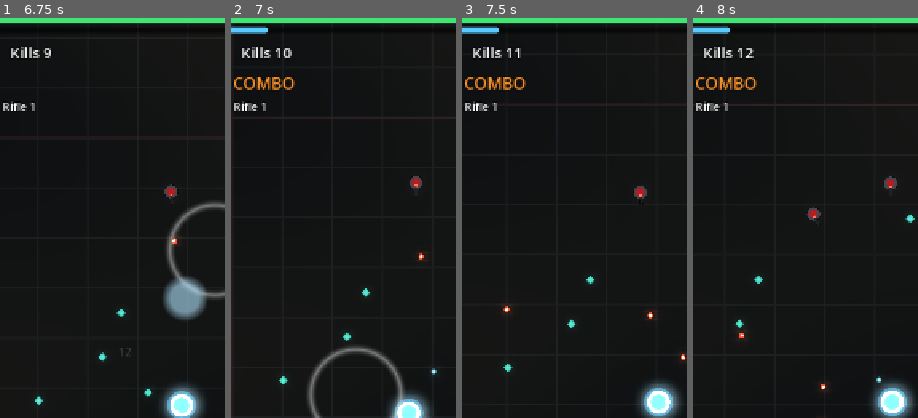
Above: before the commit, frames 1-4 (left to right).
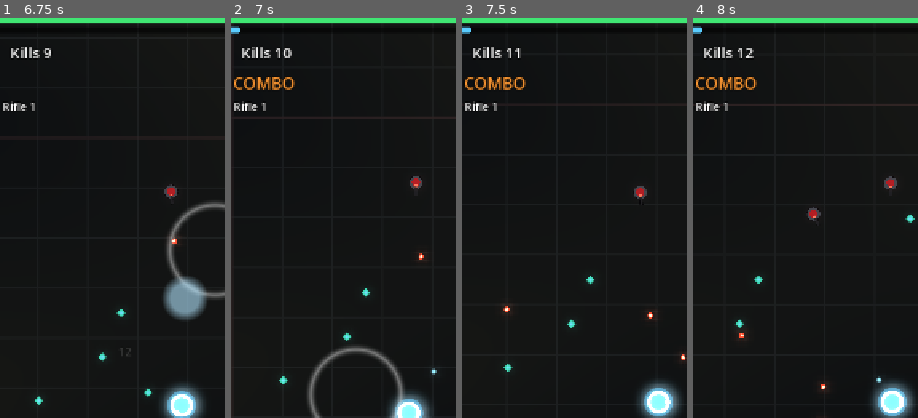
Above: after the commit, the same moments.

Repository: sachinpant3572/privateRepo
Game: Godot game, scene res://main.tscn
The game is run twice, just before and just after one commit, with the same random seed, the same clock (stepped at 60 frames per second) and the same inputs.
Inputs (mouse positions are % of the whole screen's width and height, from its top left):
- Up to frame 1 (6.75 s): click "Play Stage 1" at 0.5 s; tap Enter at 1.25 s; move the mouse to (45, 70) at 1.27 s; hold Up (ui_up) 1.28-2 s; click (45, 70) at 1.42 s; drag from (80, 65) to (45, 70) at 2.02 s; move the mouse to (20, 35) at 2.77 s; hold Left (ui_left) 2.78-3.5 s; drag from (55, 50) to (20, 35) at 3.52 s; move the mouse to (35, 25) at 4.27 s; hold Down (ui_down) 4.28-5 s; drag from (72, 45) to (35, 25) at 5.02 s; move the mouse to (30, 55) at 5.77 s; hold Up (ui_up) 5.78-6.5 s; click (30, 55) at 5.92 s; drag from (60, 28) to (30, 55) at 6.52 s
- Up to frame 2 (7 s): no input
- Up to frame 3 (7.5 s): move the mouse to (45, 70) at 7.27 s; hold Right (ui_right) from 7.28 s (still down)
- Up to frame 4 (8 s): keep holding Right (ui_right)
The pictures show only the part of the screen within x 9-59%, y 2-52%; the shares and areas given below are measured in that part.

Frame 1 is identical in both runs. In frame 2, 0.2% of the frame differs, in the area x 3-17%, y 2-4%; in frame 3, 0.2%; in frame 4, 0.2%.

Commit message:
Prototype: rebalance from the first phone playtest
S25 Ultra run: level 46 by 3:56 (a card screen every ~5 s) and death
just before the boss at 7,105 kills. XP per level 4 + 2.5*l^1.3 ->
5 + 6*l^1.6 (about 30 levels per stage), combo XP bonus capped at +50%,
enemy HP growth 25% -> 20% per minute, and less incoming damage:
helicopter rockets 7 -> 5, tank shells 20 -> 16, Juggernaut bullets
8 -> 6, contact damage down 2 for most enemies.

Co-Authored-By: Claude Opus 5.5 <noreply@anthropic.com>
Claude-Session: https://claude.ai/code/session_016KD5VdDb5q589jPZWgoF3X

Diff:
--- a/games/prototype/data.gd
+++ b/games/prototype/data.gd
@@ -11,7 +11,7 @@
 const ENEMY_RADIUS := [14.0, 16.0, 14.0, 28.0, 30.0, 26.0]
 const ENEMY_SIZE := [42.0, 46.0, 42.0, 76.0, 84.0, 76.0]  # On-screen size of the sprite.
 const ENEMY_XP := [1, 2, 2, 30, 10, 6]
-const ENEMY_TOUCH := [8.0, 10.0, 8.0, 25.0, 20.0, 10.0]  # Contact damage.
+const ENEMY_TOUCH := [6.0, 8.0, 6.0, 22.0, 18.0, 10.0]  # Contact damage.
 const ENEMY_FIRE := [2.6, 0.0, 3.6, 3.0, 4.2, 3.2]  # Seconds between attacks; 0 = none.
 const ENEMY_RANGE := [460.0, 0.0, 420.0, 420.0, 640.0, 520.0]
 const ENEMY_CAP := [0, 0, 0, 4, 8, 6]  # Most alive at once; 0 = no limit.
--- a/games/prototype/game.gd
+++ b/games/prototype/game.gd
@@ -821,7 +821,7 @@
 	e_type[i] = ty
 	e_pos[i] = _spawn_point()
 	e_ang[i] = 0.0
-	e_hp[i] = t_hp[ty] * (1.0 + 0.25 * t / 60.0)
+	e_hp[i] = t_hp[ty] * (1.0 + 0.2 * t / 60.0)
 	e_flash[i] = 0.0
 	e_timer[i] = t_fire[ty] * randf()
 	e_halo[i] = 0.0
@@ -981,12 +981,12 @@
 			_telegraph(0, player + Vector2(randf_range(-30.0, 30.0), randf_range(-30.0, 30.0)), Vector2(58.0, 0.0), 1.0, 12.0)
 		Data.ELITE:
 			for k in 9:
-				_ebullet(p, dir.rotated(deg_to_rad(-40.0 + k * 10.0)) * 260.0, 8.0, 6.0)
+				_ebullet(p, dir.rotated(deg_to_rad(-40.0 + k * 10.0)) * 260.0, 6.0, 6.0)
 		Data.TANK:
-			_telegraph(1, p, p + dir * 760.0, 0.8, 20.0)
+			_telegraph(1, p, p + dir * 760.0, 0.8, 16.0)
 		Data.HELI:
 			for k in 3:
-				_ebullet(p, dir.rotated(deg_to_rad(-12.0 + k * 12.0)) * 300.0, 7.0, 6.0)
+				_ebullet(p, dir.rotated(deg_to_rad(-12.0 + k * 12.0)) * 300.0, 5.0, 6.0)
 
 
 func _ebullet(p: Vector2, vel: Vector2, dmg: float, rad: float) -> void:
@@ -1702,11 +1702,11 @@
 
 
 func _xp_need(l: int) -> float:
-	return 4.0 + 2.5 * pow(float(l), 1.3)
+	return 5.0 + 6.0 * pow(float(l), 1.6)
 
 
 func _gain_xp(value: int) -> void:
-	xp += value * (1.0 + minf(combo, 1000) / 1000.0)
+	xp += value * (1.0 + minf(combo, 1000) / 2000.0)
 	while xp >= xp_need:
 		xp -= xp_need
 		level += 1
@@ -2132,7 +2132,7 @@
 # --- Combo, coins and screen-clear pickups ---------------------------------
 
 ## Kills within COMBO_TIME of each other chain into a combo. It boosts XP
-## (up to double at 1,000) and pays gold at each milestone.
+## (up to +50% at 1,000) and pays gold at each milestone.
 func _add_combo() -> void:
 	combo += 1
 	combo_timer = COMBO_TIME
Not shown, changed: games/prototype/README.md
